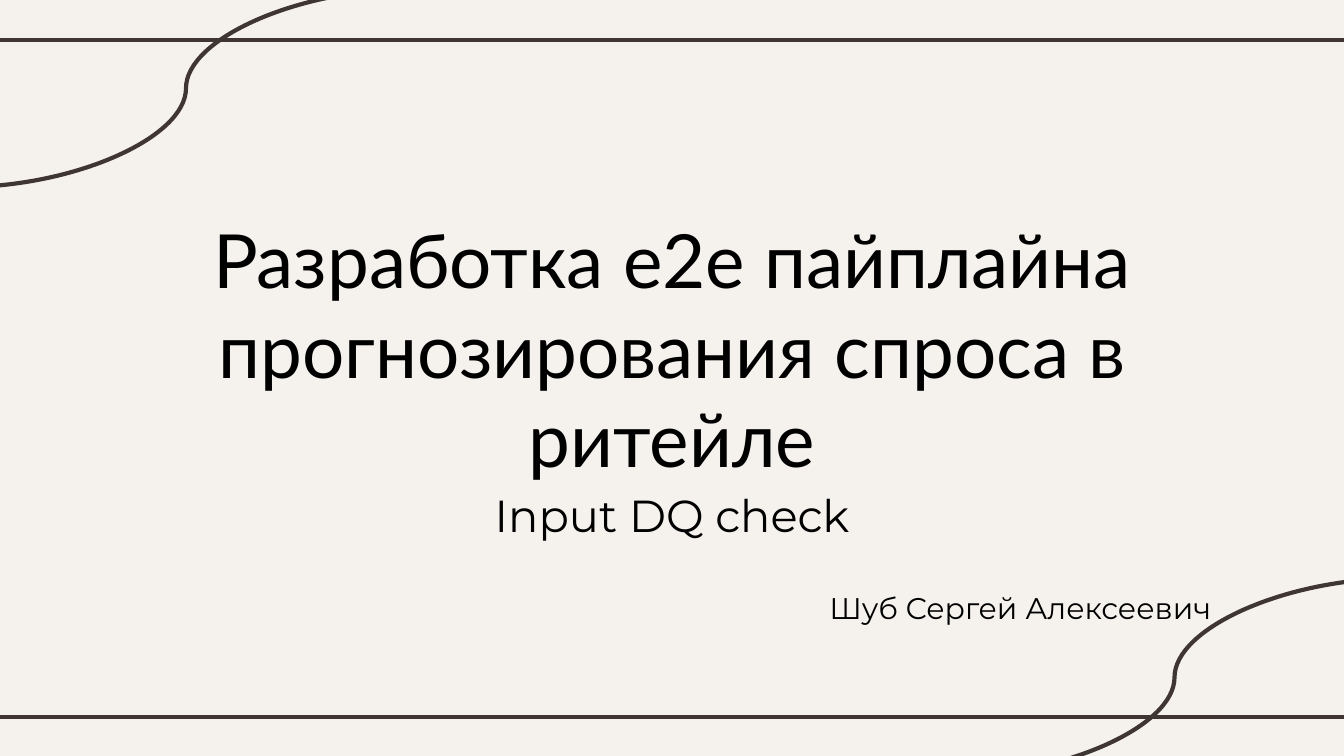
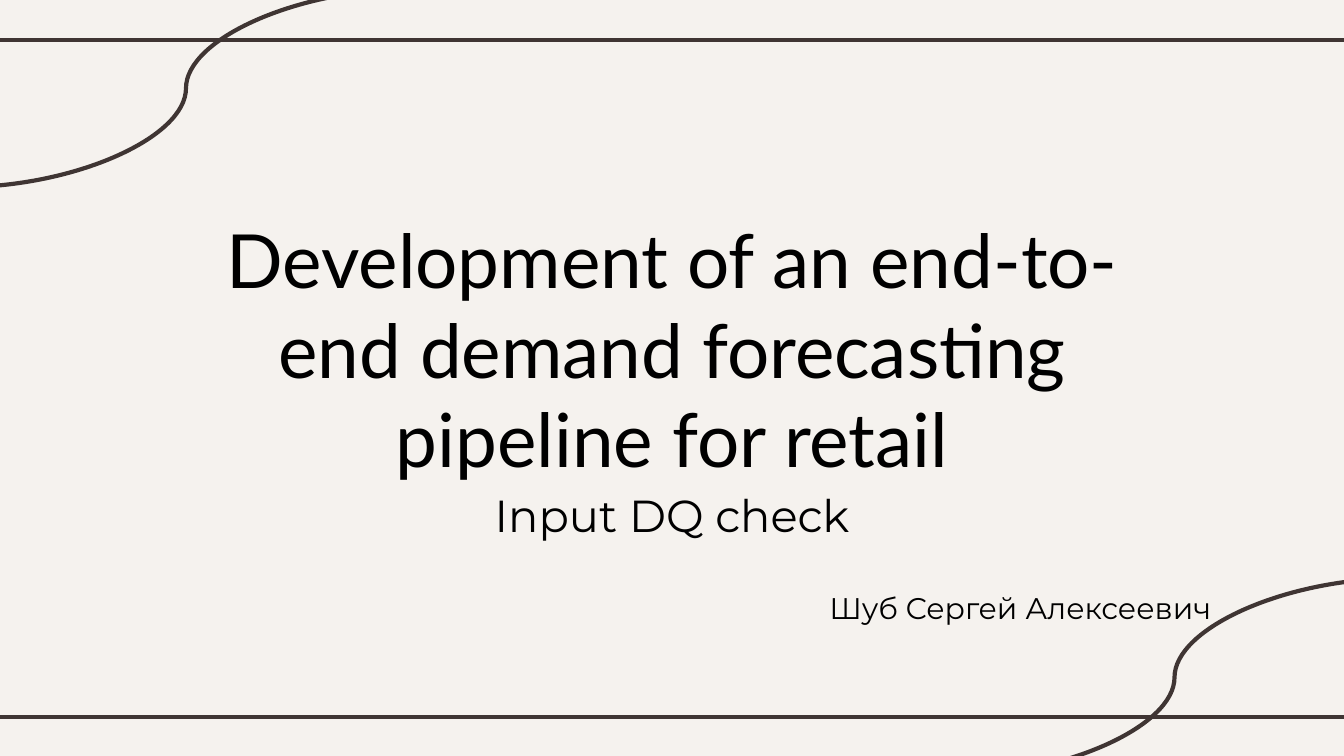
Before and after one commit to aromanenko/DFP, a slide deck: slide 1 of Dq_check+Disaccumulization.pptx. Drawn at 1344x756 pixels with LibreOffice and Linux fonts; fonts in the diff are those of the drawing. Boxes give left, top, right and bottom in pixels: in the first picture for what was removed or moved away, otherwise in the second. Text is boxed around its words. In the diff, an @@ line names an element or a change of style, - is before the commit and + after.

```diff
--- a/Dq_check+Disaccumulization.pptx
+++ b/Dq_check+Disaccumulization.pptx
@@ title at bbox=[226, 233, 1118, 480]: text changed @@
-Разработка e2e пайплайна прогнозирования спроса в ритейле
+Development of an end-to-end demand forecasting pipeline for retail
```
Also in this commit, not shown: 5 other slides changed, 5 slides added, 4 slides removed.
